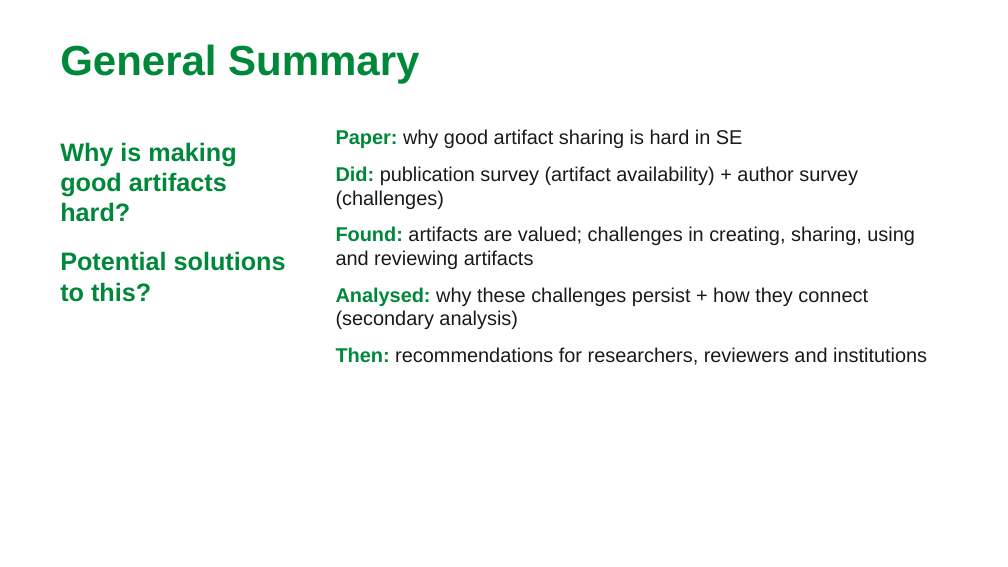
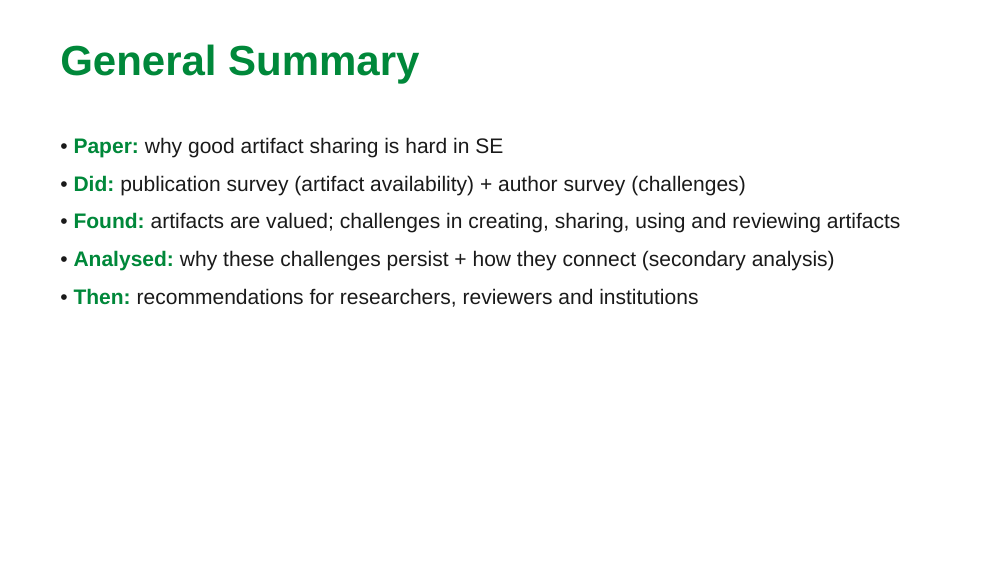
Before and after one commit to MarkAndreDuesing/Reprod_Docs_And_Notes, a slide deck: slide 1 of Vorl_2/slides/general-summary-paper2.pptx. Drawn at 1008x567 pixels with LibreOffice and Linux fonts; fonts in the diff are those of the drawing. Boxes give left, top, right and bottom in pixels: in the first picture for what was removed or moved away, otherwise in the second. Text is boxed around its words. In the diff, an @@ line names an element or a change of style, - is before the commit and + after.

```diff
--- a/Vorl_2/slides/general-summary-paper2.pptx
+++ b/Vorl_2/slides/general-summary-paper2.pptx
@@ text removed at <box>60,142,286,302</box> @@
-Why is making good artifacts hard?
-Potential solutions to this?
@@ text at <box>74,137,901,307</box>: text changed; size 19 to 20 pt @@
-Paper: why good artifact sharing is hard in SE
-Did: publication survey (artifact availability) + author survey (challenges)
-Found: artifacts are valued; challenges in creating, sharing, using and reviewing artifacts
-Analysed: why these challenges persist + how they connect (secondary analysis)
-Then: recommendations for researchers, reviewers and institutions
+• Paper: why good artifact sharing is hard in SE
+• Did: publication survey (artifact availability) + author survey (challenges)
+• Found: artifacts are valued; challenges in creating, sharing, using and reviewing artifacts
+• Analysed: why these challenges persist + how they connect (secondary analysis)
+• Then: recommendations for researchers, reviewers and institutions
```
Also in this commit, not shown: 1 other file.
